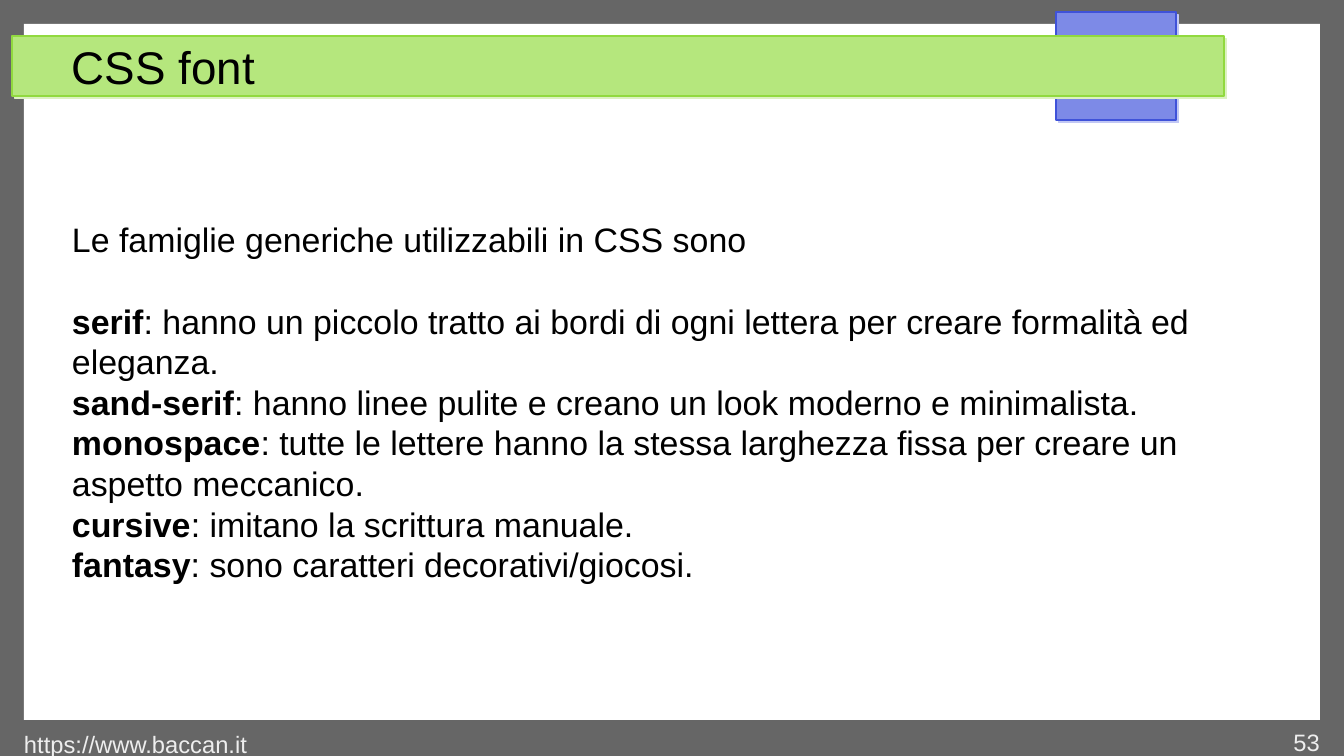
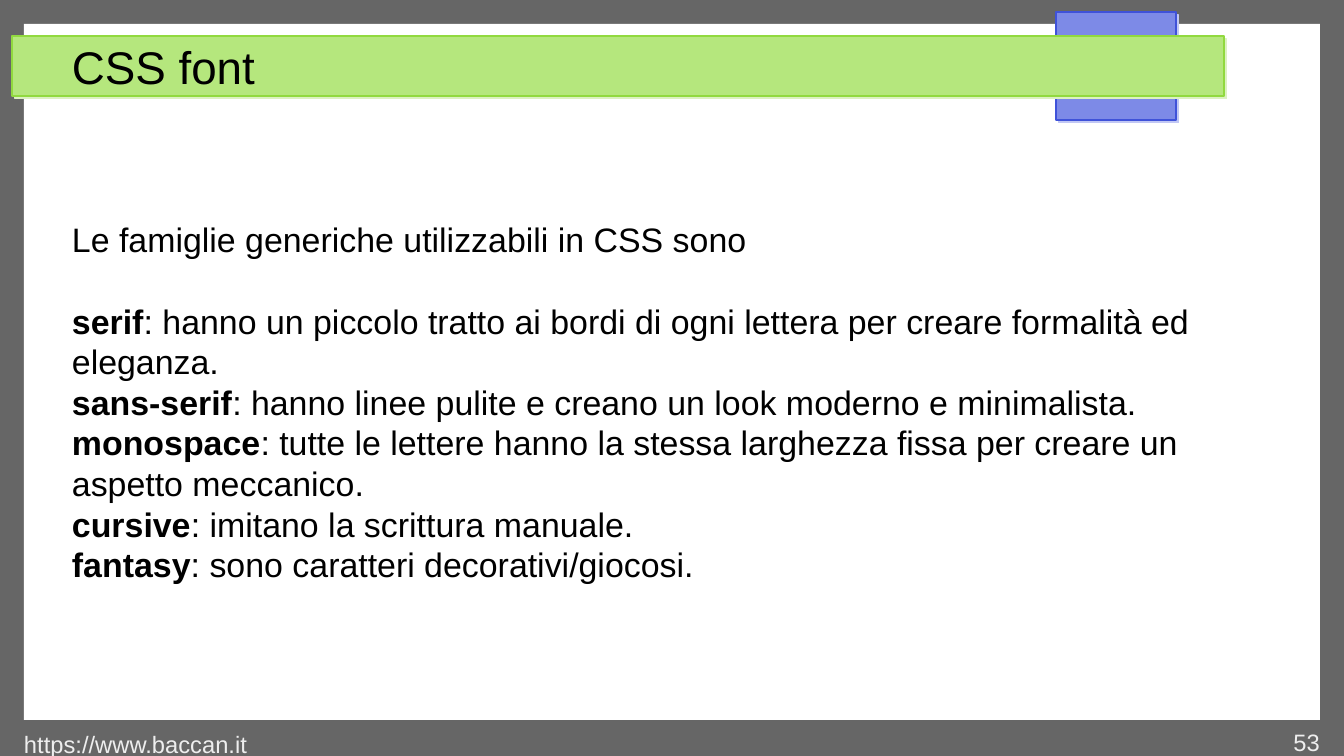
Before and after one commit to matteobaccan/CorsoCSS, a slide deck: slide 53 of Chapter_css.odp. Drawn at 1344x756 pixels with LibreOffice and Linux fonts; fonts in the diff are those of the drawing. Boxes give left, top, right and bottom in pixels: in the first picture for what was removed or moved away, otherwise in the second. Text is boxed around its words. In the diff, an @@ line names an element or a change of style, - is before the commit and + after.

```diff
--- a/Chapter_css.odp
+++ b/Chapter_css.odp
@@ text at <box>72,390,1136,422</box>: text changed @@
-sand-serif: hanno linee pulite e creano un look moderno e minimalista.
+sans-serif: hanno linee pulite e creano un look moderno e minimalista.
```
Also in this commit, not shown: 2 other slides changed, 6 other files.
